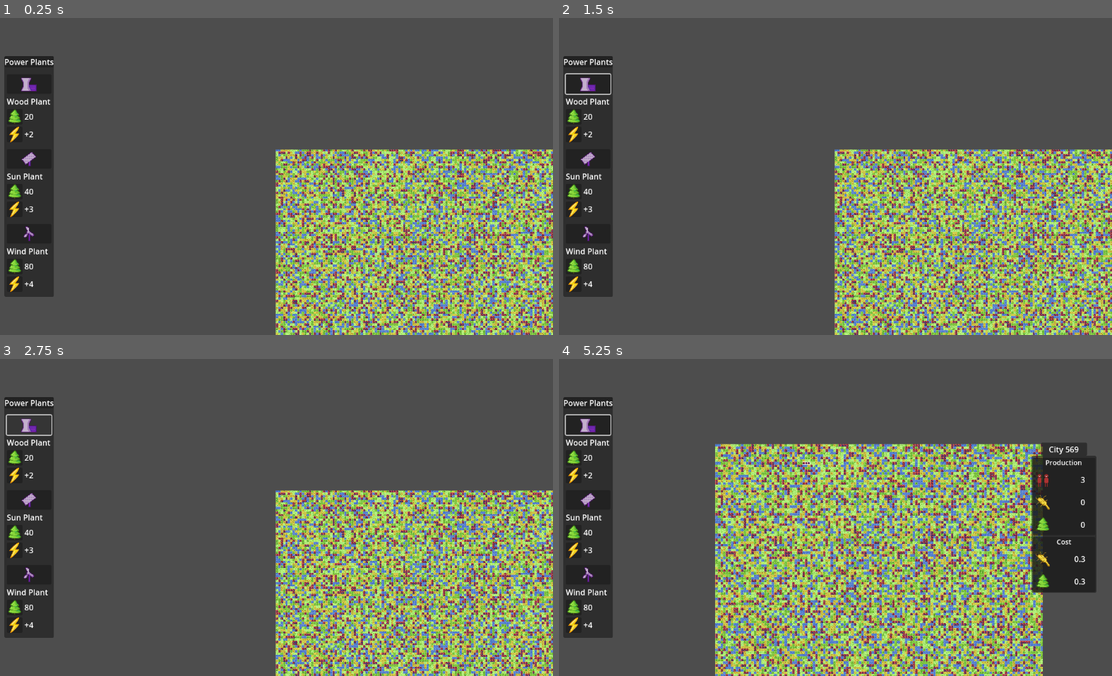
Above: before the commit, frames 1-4 (two rows, left to right).
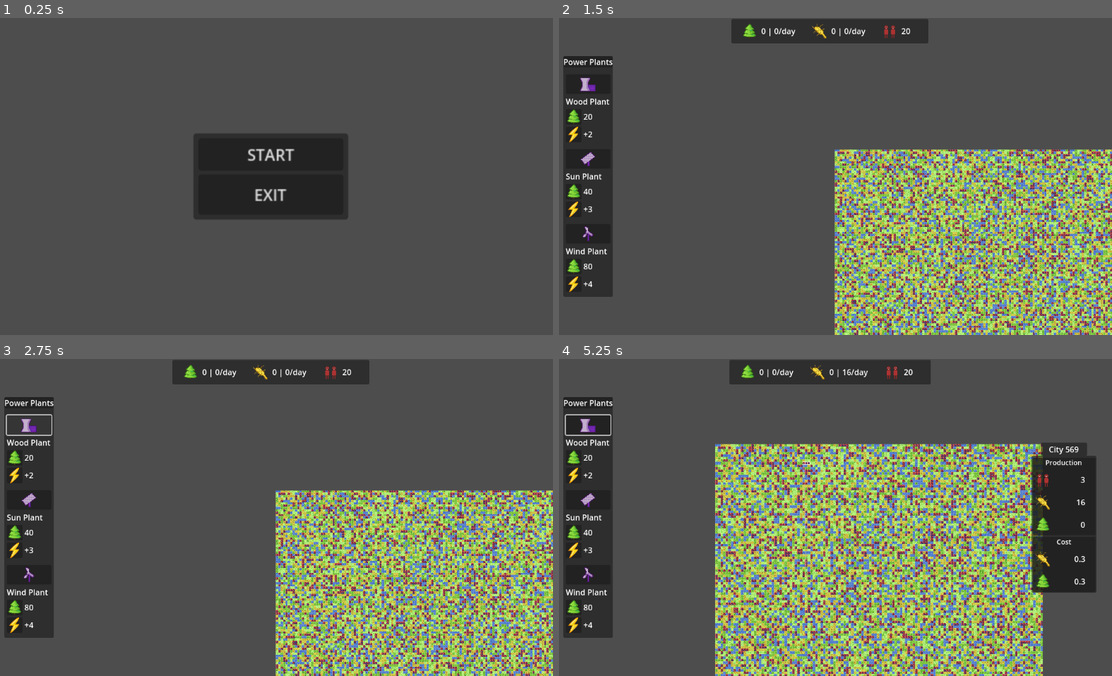
Above: after the commit, the same moments.

Repository: ThreeCoffees/cassini-hackathon
Game: Godot game, scene res://test_scenes/domi/start_ui.tscn
Same seed, same stepped clock (60 frames per second), same inputs: the game is played once before the commit and once after it. Before the commit the project starts from res://test_scenes/domi/tilemap_gen_test.tscn.
Inputs (mouse positions are in pixels of both pictures, inside the frame that each line leads up to):
- Up to frame 1 (0.25 s): no input
- Up to frame 2 (1.5 s): click (586, 84) at 0.52 s; click (829, 154) at 1.25 s, where only the run after the commit has a clickable "START"
- Up to frame 3 (2.75 s): click (27, 425) at 2.02 s
- Up to frame 4 (5.25 s): tap Enter at 2.75 s; move the mouse to (951, 501) at 2.77 s; hold D (right) 2.78-3.53 s; hold Mouse wheel up (zoom_in) 2.78-3.53 s; click (951, 501) at 2.92 s; move the mouse to (719, 533) at 3.52 s; hold S (down) 3.53-4.28 s; tap Mouse wheel down (zoom_out) at 3.6, 5.1 s; move the mouse to (885, 447) at 4.27 s; hold D (right) 4.28-5.03 s; hold Mouse wheel up (zoom_in) 4.28-5.03 s; move the mouse to (802, 580) at 5.02 s; hold W (up) from 5.03 s (still down); click (802, 580) at 5.17 s

The runs differ from the first frame. In frame 1, 40% of the frame differs, in the area x 0-100%, y 12-100%; in frame 2, 2.7%; in frame 3, 2.6%; in frame 4, 2.8%.
Error before the commit: Invalid access to property or key 'plant_position_picked' on a base object of type 'Nil'. (res://scripts/power_plants/power_plant_signal_controller.gd:10)

Commit message:
starting ui

Diff:
--- a/project.godot
+++ b/project.godot
@@ -11,7 +11,7 @@
 [application]
 
 config/name="CASSINI Hackathon"
-run/main_scene="uid://ck1weq6t3qglo"
+run/main_scene="uid://dwollyrtwuedd"
 config/features=PackedStringArray("4.5", "Forward Plus")
 config/icon="res://icon.svg"
 
--- /dev/null
+++ b/resources/start_ui.tres
@@ -0,0 +1,10 @@
+[gd_resource type="Theme" load_steps=2 format=3 uid="uid://xdlsookcp48p"]
+
+[sub_resource type="StyleBoxEmpty" id="StyleBoxEmpty_hms4q"]
+
+[resource]
+Button/constants/h_separation = 4
+Button/styles/disabled = null
+Button/styles/focus = null
+Button/styles/hover = null
+Button/styles/normal = SubResource("StyleBoxEmpty_hms4q")
--- a/scripts/autoloads/resource_manager.gd
+++ b/scripts/autoloads/resource_manager.gd
@@ -69,15 +69,11 @@
 	global_resources_updated.emit()
 
 
-func use_resources(type : String, number : int):
-	print("At first:")
-	print(resources[type].total_yield)			# gets number of type resource from the storage
-	var current = resources[type].total_yield
+func use_resources(type : String, number : int):# gets number of type resource from the storage
+	var current = resources[type].storage
 	current = current - number
-	resources[type].total_yield = current
+	resources[type].storage = current
 	print("After:")
-	print(resources[type].total_yield)
-	global_resources_updated.emit()
 
 func how_much_resource(type : String):
-	return resources[type].total_yield
+	return resources[type].storage
--- /dev/null
+++ b/scripts/ui/start.gd
@@ -0,0 +1,7 @@
+extends Control
+
+func _on_button_3_pressed():
+	get_tree().change_scene_to_file("res://test_scenes/wiktoria/tilemap_gen_test.tscn")
+
+func _on_button_2_pressed():
+	get_tree().quit()
--- /dev/null
+++ b/test_scenes/domi/start_ui.tscn
@@ -0,0 +1,77 @@
+[gd_scene load_steps=3 format=3 uid="uid://dwollyrtwuedd"]
+
+[ext_resource type="Theme" uid="uid://xdlsookcp48p" path="res://resources/start_ui.tres" id="1_1d3wy"]
+[ext_resource type="Script" uid="uid://bum4t4h3slpul" path="res://scripts/ui/start.gd" id="2_0cbgb"]
+
+[node name="StartUi" type="Node2D"]
+
+[node name="Control" type="Control" parent="."]
+layout_mode = 3
+anchors_preset = 15
+anchor_right = 1.0
+anchor_bottom = 1.0
+offset_right = 1152.0
+offset_bottom = 648.0
+grow_horizontal = 2
+grow_vertical = 2
+theme = ExtResource("1_1d3wy")
+script = ExtResource("2_0cbgb")
+
+[node name="PanelContainer" type="PanelContainer" parent="Control"]
+layout_mode = 1
+anchors_preset = 8
+anchor_left = 0.5
+anchor_top = 0.5
+anchor_right = 0.5
+anchor_bottom = 0.5
+offset_left = -79.0
+offset_top = -44.0
+offset_right = 79.0
+offset_bottom = 44.0
+grow_horizontal = 2
+grow_vertical = 2
+scale = Vector2(2, 2)
+pivot_offset = Vector2(79, 44)
+
+[node name="MarginContainer" type="MarginContainer" parent="Control/PanelContainer"]
+layout_mode = 2
+theme_override_constants/margin_left = 5
+theme_override_constants/margin_top = 5
+theme_override_constants/margin_right = 5
+theme_override_constants/margin_bottom = 5
+
+[node name="VBoxContainer" type="VBoxContainer" parent="Control/PanelContainer/MarginContainer"]
+layout_mode = 2
+
+[node name="PanelContainer" type="PanelContainer" parent="Control/PanelContainer/MarginContainer/VBoxContainer"]
+layout_mode = 2
+
+[node name="MarginContainer" type="MarginContainer" parent="Control/PanelContainer/MarginContainer/VBoxContainer/PanelContainer"]
+layout_mode = 2
+theme_override_constants/margin_left = 50
+theme_override_constants/margin_top = 5
+theme_override_constants/margin_right = 50
+theme_override_constants/margin_bottom = 5
+
+[node name="Button3" type="Button" parent="Control/PanelContainer/MarginContainer/VBoxContainer/PanelContainer/MarginContainer"]
+layout_mode = 2
+theme = ExtResource("1_1d3wy")
+text = "START"
+
+[node name="PanelContainer3" type="PanelContainer" parent="Control/PanelContainer/MarginContainer/VBoxContainer"]
+layout_mode = 2
+size_flags_vertical = 3
+
+[node name="MarginContainer" type="MarginContainer" parent="Control/PanelContainer/MarginContainer/VBoxContainer/PanelContainer3"]
+layout_mode = 2
+theme_override_constants/margin_left = 50
+theme_override_constants/margin_top = 5
+theme_override_constants/margin_right = 50
+theme_override_constants/margin_bottom = 5
+
+[node name="Button2" type="Button" parent="Control/PanelContainer/MarginContainer/VBoxContainer/PanelContainer3/MarginContainer"]
+layout_mode = 2
+text = "EXIT"
+
+[connection signal="pressed" from="Control/PanelContainer/MarginContainer/VBoxContainer/PanelContainer/MarginContainer/Button3" to="Control" method="_on_button_3_pressed"]
+[connection signal="pressed" from="Control/PanelContainer/MarginContainer/VBoxContainer/PanelContainer3/MarginContainer/Button2" to="Control" method="_on_button_2_pressed"]
Not shown, added: scripts/ui/start.gd.uid
